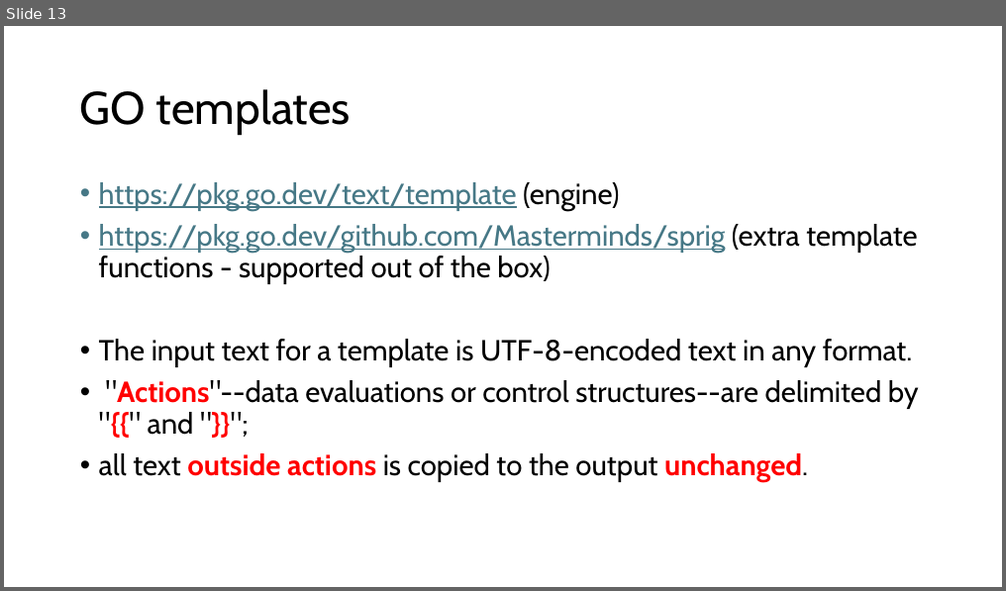
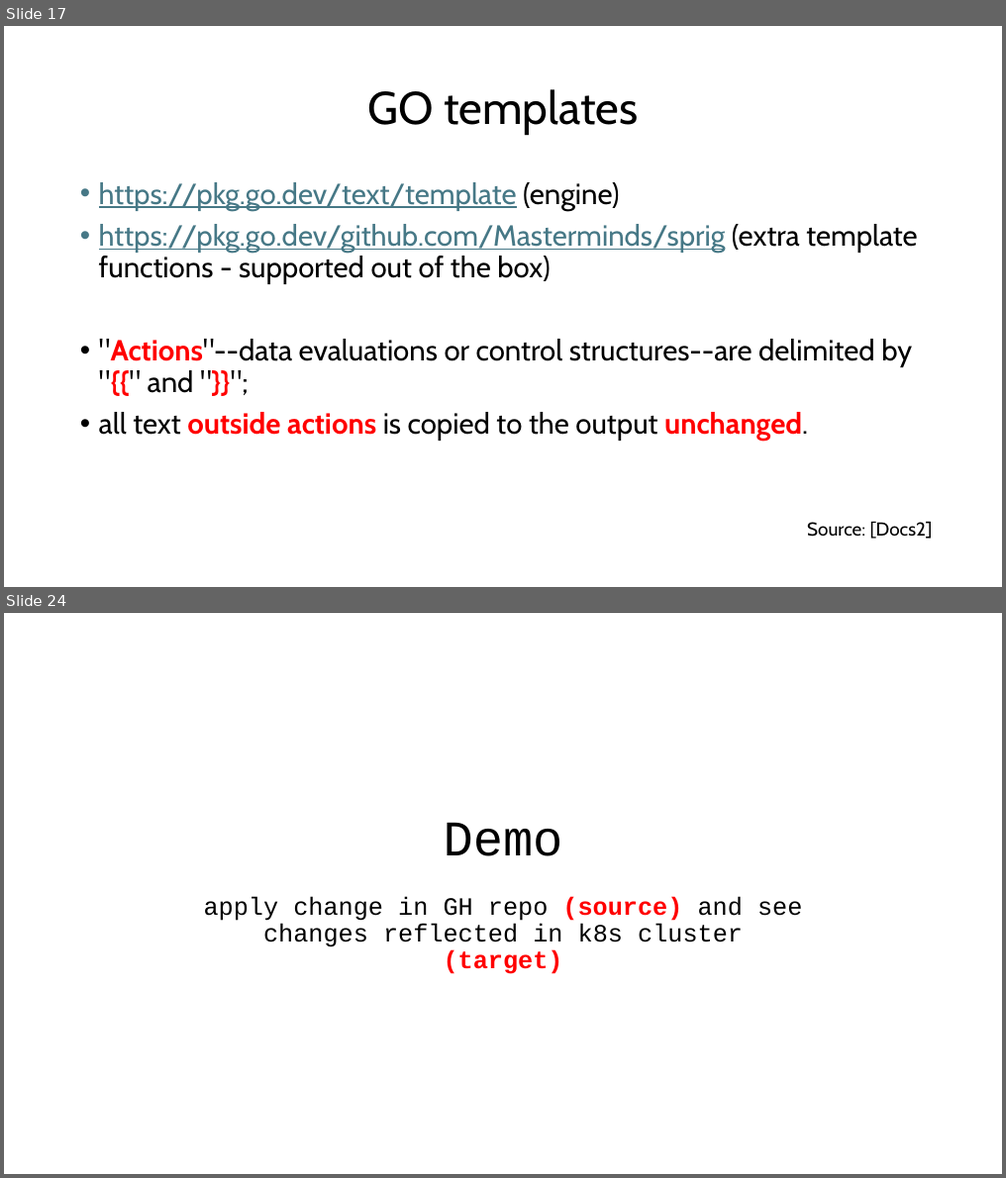
Before and after one commit to witmichal/spring-boot-k8s, a slide deck: kubernetes_vol2.pptx. Shown one above the other, each under a label of ours: slide 13 before the commit, slides 17 and 24 after it; the slides between them are not shown. The pictures are 1006x591 and 1006x1178 pixels, drawn with LibreOffice and Linux fonts; fonts in the diff are those of the drawing. Boxes give left, top, right and bottom in pixels: in the first picture for what was removed or moved away, otherwise in the second. Text is boxed around its words. In the diff, an @@ line names an element or a change of style, - is before the commit and + after.

```diff
--- a/kubernetes_vol2.pptx
+++ b/kubernetes_vol2.pptx
@@ slide 24 added at [4,613,1002,1174], background #FFFFFF @@
@@ title added at [204,822,802,974], 24 pt, text #000000 @@
+Demo
+apply change in GH repo (source) and see changes reflected in k8s cluster (target)
@@ what was slide 13 is now slide 17 @@
@@ slide 17 changed as well @@
@@ title "GO templates" at [367,89,638,135]: alignment left to centre @@
@@ text at [99,339,912,368]: paragraph removed @@
-• The input text for a template is UTF-8-encoded text in any format.
@@ text added at [807,521,933,539], 18 pt, text #000000 @@
+Source: [Docs2]
```
Also in this commit, not shown: 3 other slides changed, 15 other slides added, 6 slides removed, 5 other files.
